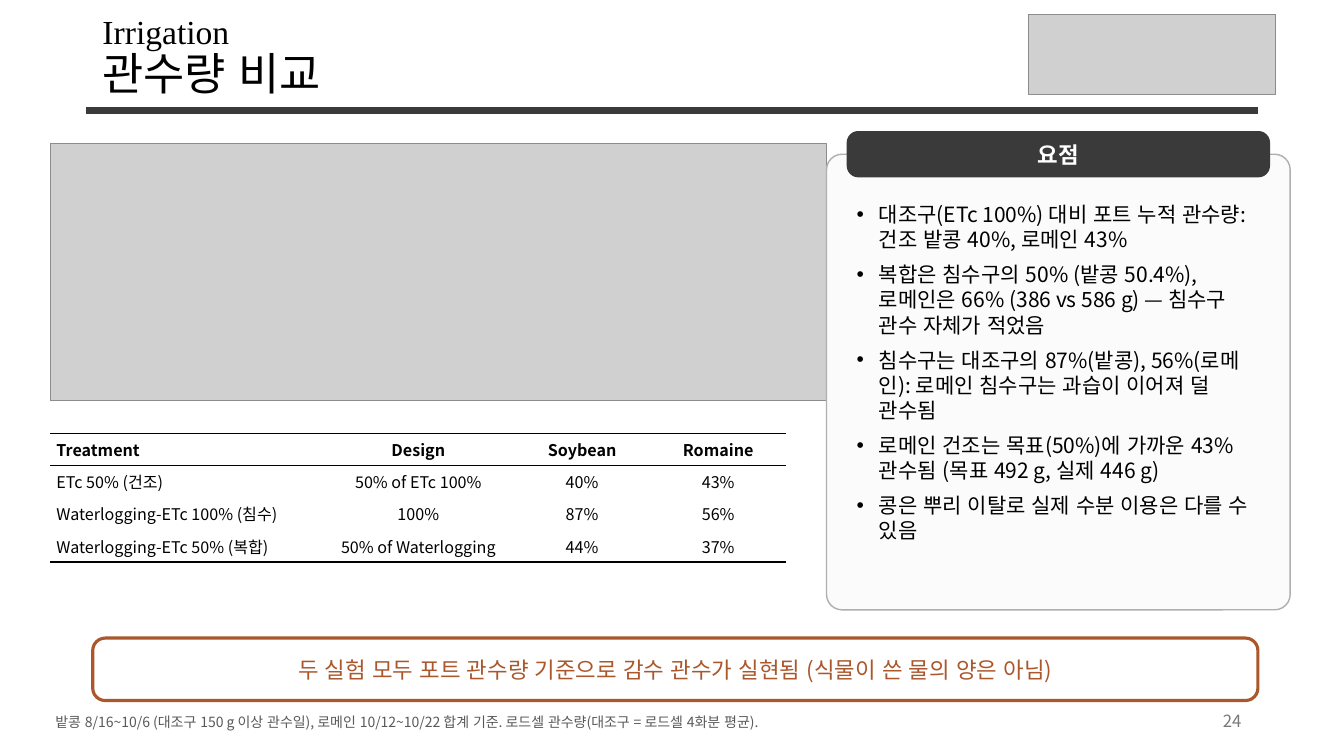
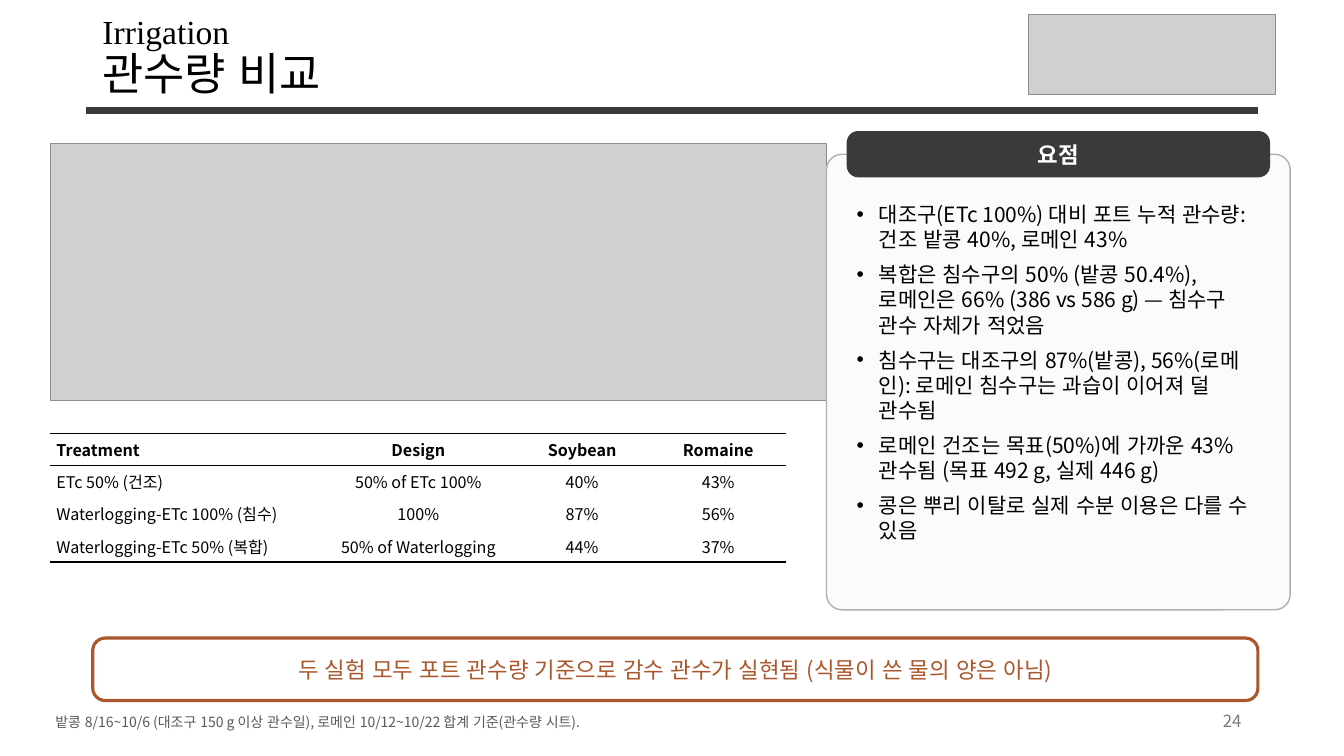
Before and after one commit to YunJM20/-, a slide deck: slide 24 of 밭콩_vs_로메인상추_v8.pptx. Drawn at 1344x756 pixels with LibreOffice and Linux fonts; fonts in the diff are those of the drawing; grey boxes stand for pictures. Boxes give left, top, right and bottom in pixels: in the first picture for what was removed or moved away, otherwise in the second. Text is boxed around its words. In the diff, an @@ line names an element or a change of style, - is before the commit and + after.

```diff
--- a/밭콩_vs_로메인상추_v8.pptx
+++ b/밭콩_vs_로메인상추_v8.pptx
@@ text at <box>55,715,580,731</box>: text changed @@
-밭콩 8/16~10/6 (대조구 150 g 이상 관수일), 로메인 10/12~10/22 합계 기준. 로드셀 관수량(대조구 = 로드셀 4화분 평균).
+밭콩 8/16~10/6 (대조구 150 g 이상 관수일), 로메인 10/12~10/22 합계 기준(관수량 시트).
```
Also in this commit, not shown: 3 other slides changed, 4 other files.
